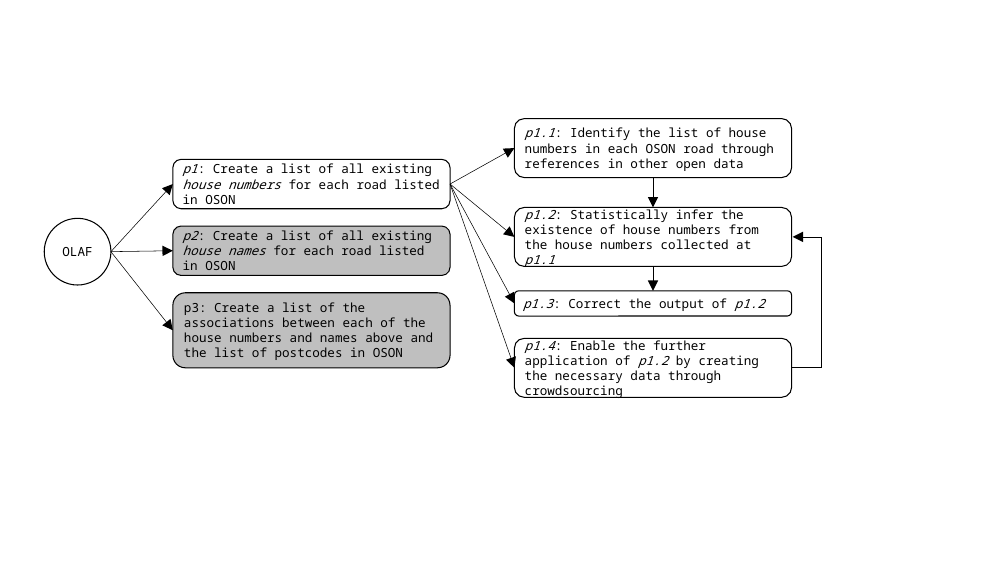
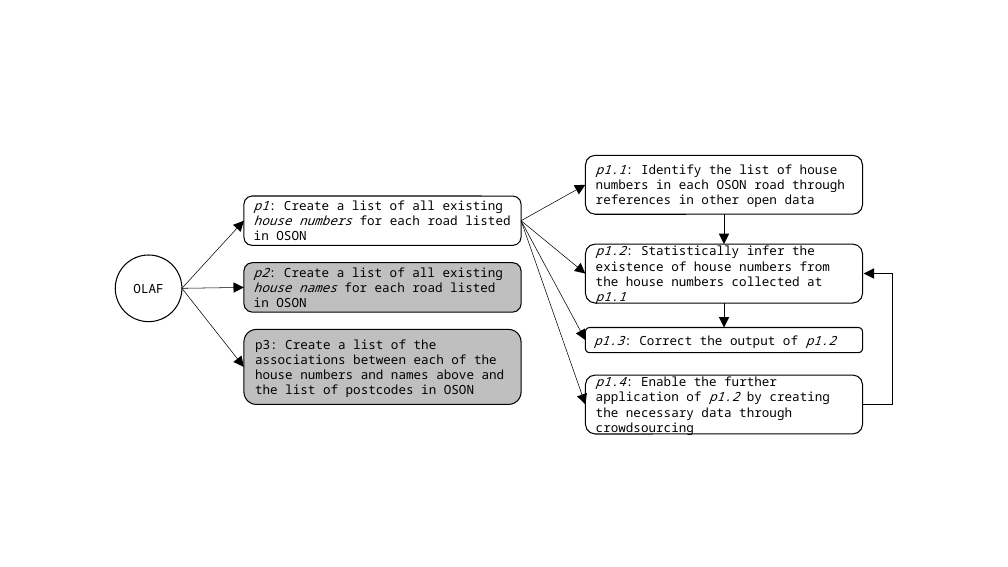
Before and after one commit to Digital-Contraptions-Imaginarium/OLAF-ICWE2016-paper, a slide deck: slide 5 of images_src/misc_powerpoint.pptx. Drawn at 1008x567 pixels with LibreOffice and Linux fonts; fonts in the diff are those of the drawing. Boxes give left, top, right and bottom in pixels: in the first picture for what was removed or moved away, otherwise in the second. Text is boxed around its words. In the diff, an @@ line names an element or a change of style, - is before the commit and + after.

```diff
--- a/images_src/misc_powerpoint.pptx
+++ b/images_src/misc_powerpoint.pptx
@@ 9 arrows, 7 rounded rectangles, 1 ellipse, 1 elbow arrow: place and size @@
-9 arrows, 7 rounded rectangles, 1 ellipse, 1 elbow arrow at box(44, 119, 822, 398)
+9 arrows, 7 rounded rectangles, 1 ellipse, 1 elbow arrow at box(115, 155, 893, 434)
```
Also in this commit, not shown: 1 slide added, 1 other file.
